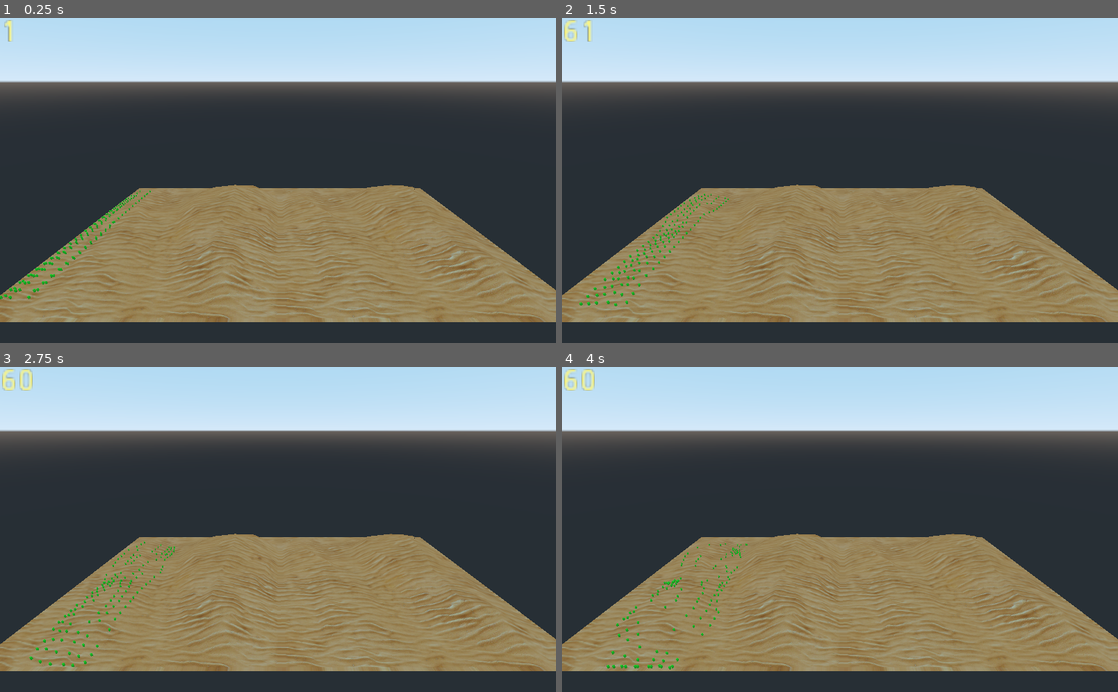
Above: before the commit, frames 1-4 (two rows, left to right).
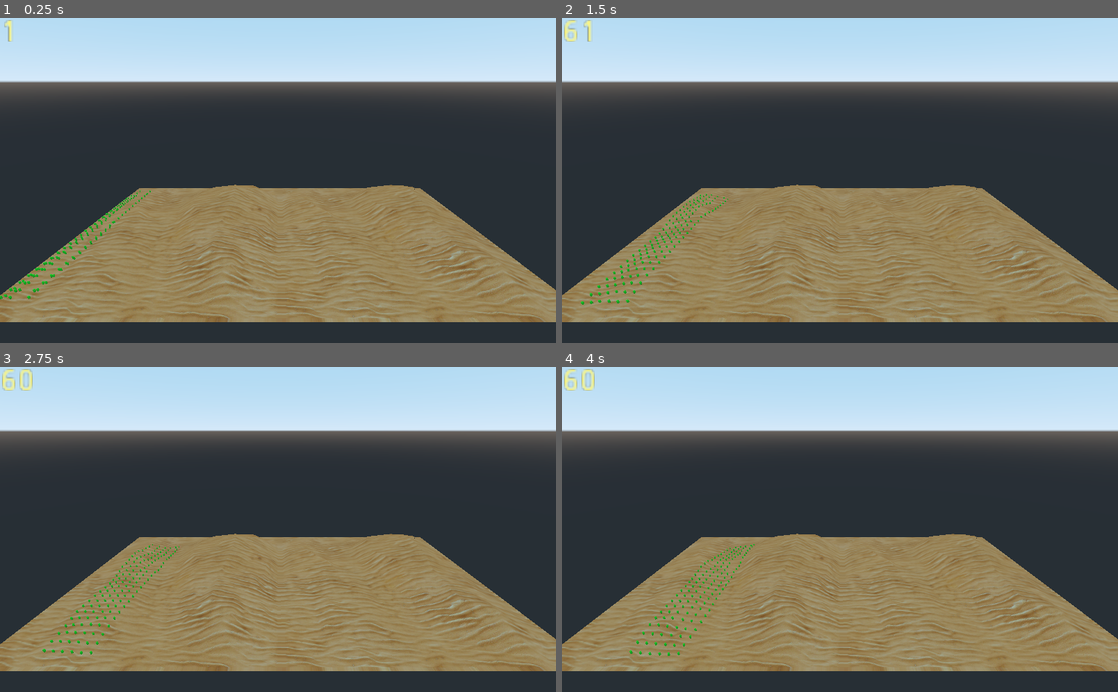
Above: after the commit, the same moments.

Repository: Miziziziz/GodotPerformanceTests
Game: Godot game, scene res://Movement/MoveAndSlideWithSnap.tscn
Two runs of this game, one before a commit and one after it. Both use one fixed random seed, a clock stepped at 60 frames per second and the inputs below. The project has no main scene, so this scene is started directly.
Inputs:
- Up to frame 1 (0.25 s): no input
- Up to frame 2 (1.5 s): no input
- Up to frame 3 (2.75 s): no input
- Up to frame 4 (4 s): no input

The runs differ from the first frame. In frame 1, less than 0.1% of the frame differs, in the area x 3-23%, y 55-82%; in frame 2, 0.6%; in frame 3, 0.6%, in the area x 5-33%, y 53-93%; in frame 4, 0.6%.

Commit message:
fixed bug with move_and_slide_with_snap implementation

Diff:
--- a/Movement/assets/MoveAgent.gd
+++ b/Movement/assets/MoveAgent.gd
@@ -25,4 +25,4 @@
 		MOVE_MODES.MOVE_AND_SLIDE:
 			move_and_slide(velocity, Vector3.UP)
 		MOVE_MODES.MOVE_AND_SLIDE_AND_SNAP:
-			move_and_slide_with_snap(velocity, Vector3.UP, Vector3.DOWN)
+			move_and_slide_with_snap(velocity, Vector3.DOWN, Vector3.UP)
